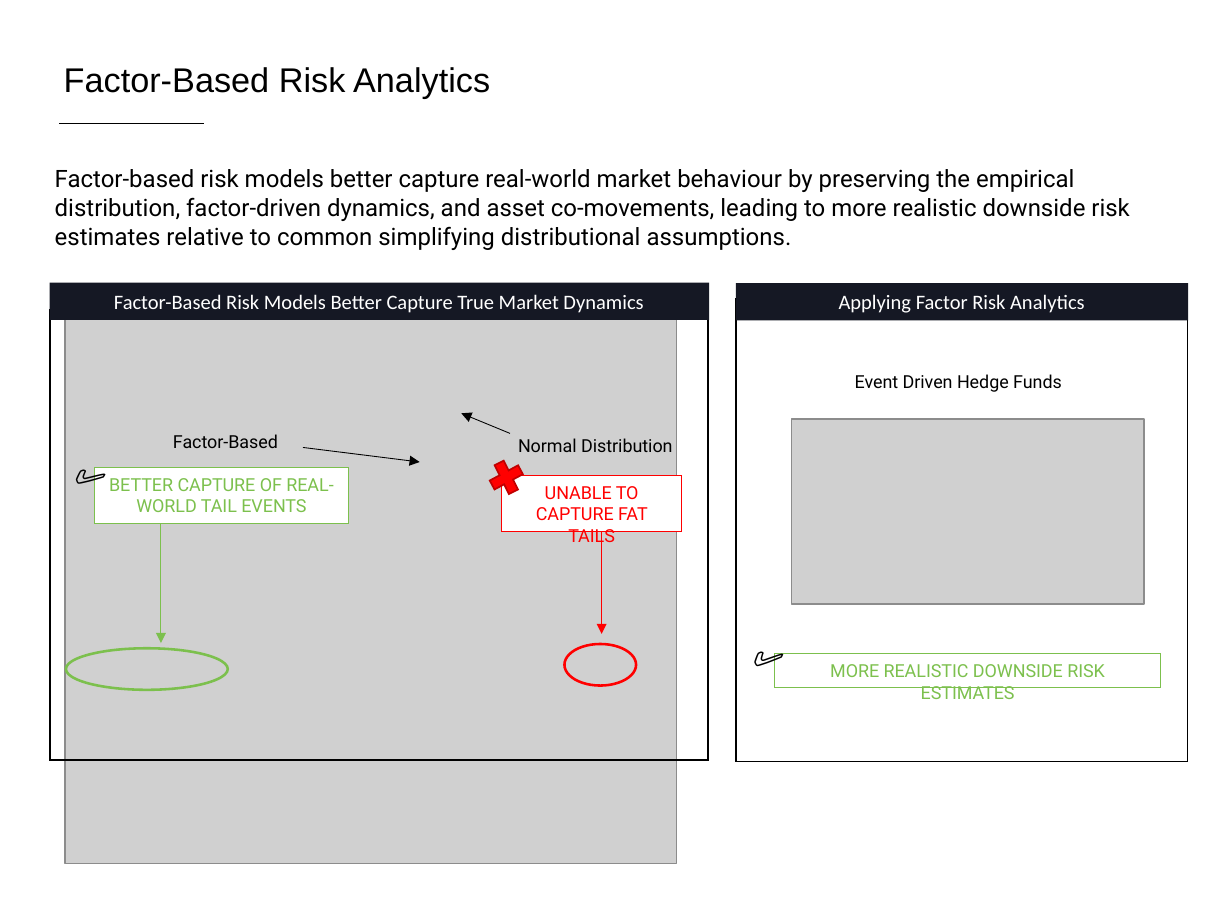
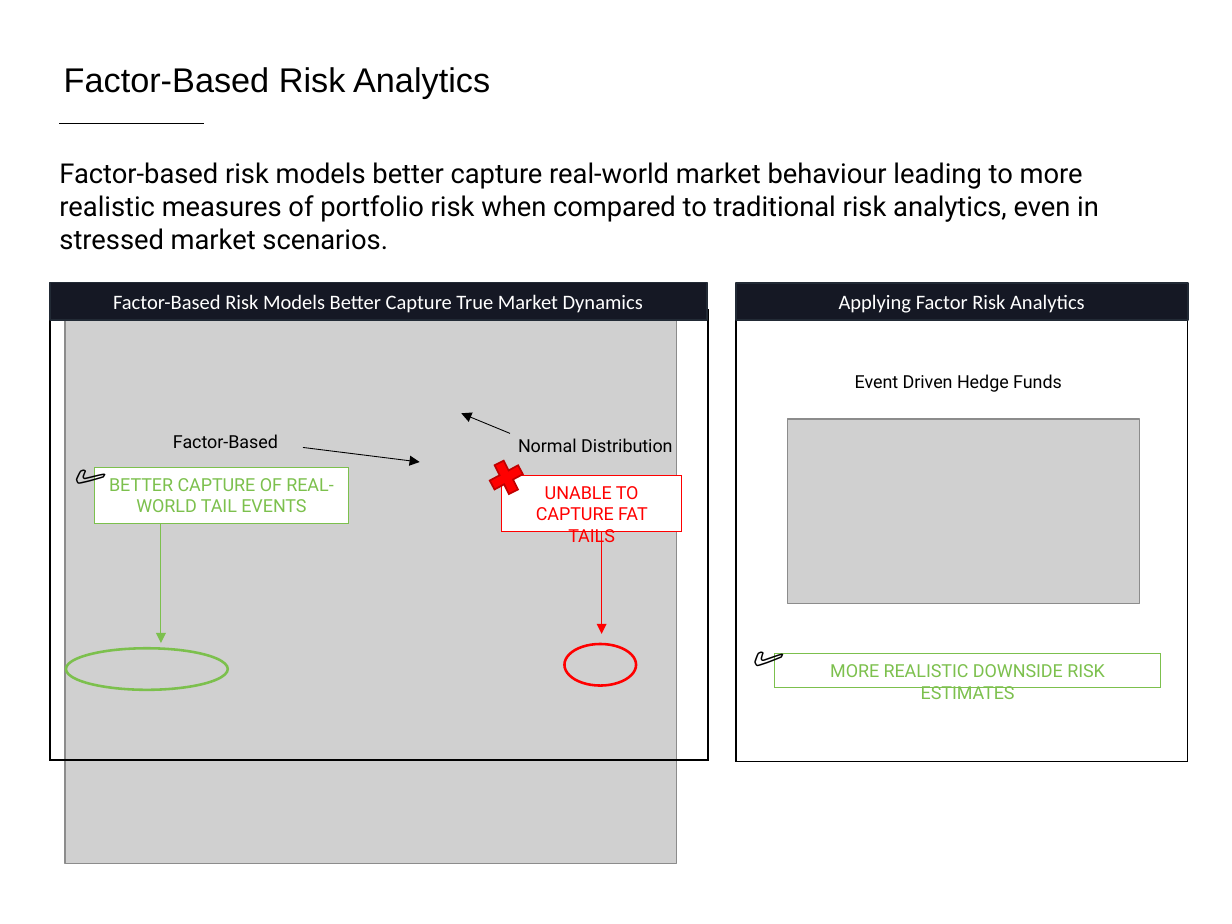
Before and after one commit to fabarker/epsilon-phi, a slide deck: slide 6 of epsilon-phi-core/src/python/epsilonPhi/ep_saa/marketing/Slides.pptx. Drawn at 1232x924 pixels with LibreOffice and Linux fonts; fonts in the diff are those of the drawing; grey boxes stand for pictures. Boxes give left, top, right and bottom in pixels: in the first picture for what was removed or moved away, otherwise in the second. Text is boxed around its words. In the diff, an @@ line names an element or a change of style, - is before the commit and + after.

```diff
--- a/epsilon-phi-core/src/python/epsilonPhi/ep_saa/marketing/Slides.pptx
+++ b/epsilon-phi-core/src/python/epsilonPhi/ep_saa/marketing/Slides.pptx
@@ text at (59,162,1099,250): text changed; size 14 to 16 pt @@
-Factor-based risk models better capture real-world market behaviour by preserving the empirical distribution, factor-driven dynamics, and asset co-movements, leading to more realistic downside risk estimates relative to common simplifying distributional assumptions.
+Factor-based risk models better capture real-world market behaviour leading to more realistic measures of portfolio risk when compared to traditional risk analytics, even in stressed market scenarios.
@@ rectangle "Factor-Based Risk Models Better Capture ..." at (49,282,707,319): outline none to #222A35 1 pt @@
@@ rectangle "Applying Factor Risk Analytics" at (736,283,1188,320): outline none to #222A35 1 pt @@
@@ picture: place and size @@
-picture at (792,419,1145,604)
+picture at (788,419,1141,604)
```
Also in this commit, not shown: 18 other slides changed, 5 slides added, 2 slides removed, 21 other files.
